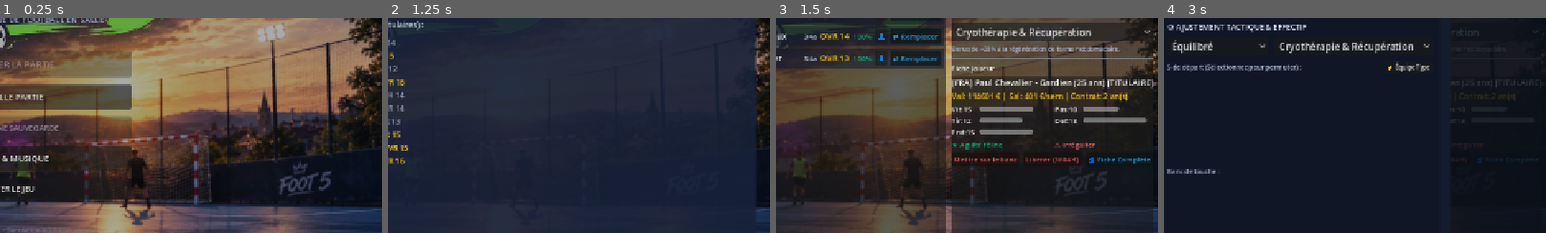
Above: before the commit, frames 1-4 (left to right).
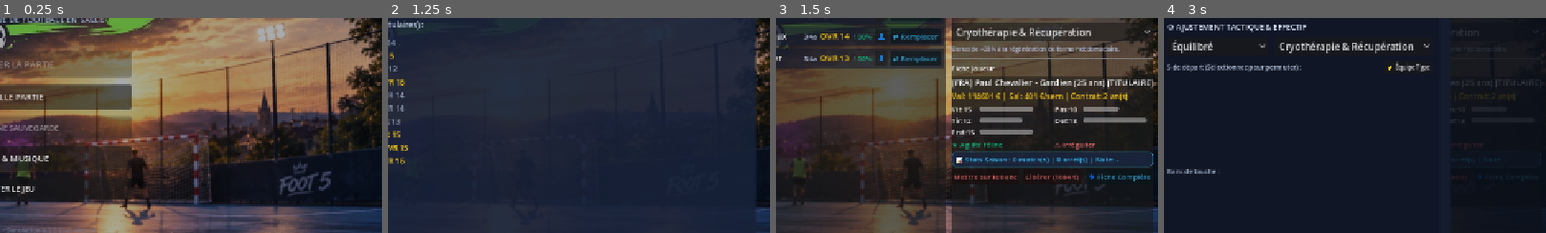
Above: after the commit, the same moments.

Repository: Kikodan/mercato5
Game: Godot game, scene res://scenes/MainMenu.tscn
Two runs of this game, one before a commit and one after it. Both use one fixed random seed, a clock stepped at 60 frames per second and the inputs below.
Inputs:
- Up to frame 1 (0.25 s): no input
- Up to frame 2 (1.25 s): click "⭐ NOUVELLE PARTIE" at 0.5 s
- Up to frame 3 (1.5 s): click "🚀 Prendre les rênes de Paris …" at 1.25 s
- Up to frame 4 (3 s): click "💾 Sauvegarder" at 2 s; click "Avant-Match (J1) >" at 2.75 s
The pictures show only the part of the screen within x 50-100%, y 25-75%; the shares and areas given below are measured in that part.

Frames 1-2 are identical in both runs. In frame 3, 4.9% of the frame differs, in the area x 46-99%, y 61-78%; in frame 4, less than 0.1%.
Error in both runs: Invalid call. Nonexistent function 'theme_override_constants_set' in base 'HBoxContainer'. (res://scenes/PreMatchModal.gd:240)

Commit message:
Fix player season stats rendering and add real-time match stats display

Diff:
--- a/scenes/DashboardController.gd
+++ b/scenes/DashboardController.gd
@@ -988,6 +988,37 @@
 	traits_box.add_child(trait_pos)
 	traits_box.add_child(trait_neg)
 	inspector_content.add_child(traits_box)
+
+	var cur = p.stats_current_season
+	var cur_m = cur.get("matches", 0)
+	var cur_g = cur.get("goals", 0)
+	var cur_a = cur.get("assists", 0)
+	var cur_t = cur.get("tackles", 0)
+	var cur_s = cur.get("saves", 0)
+	var cur_r = p.get_average_rating()
+	var cur_r_str = "-" if cur_m == 0 else "%.1f" % cur_r
+
+	var stats_badge = PanelContainer.new()
+	var sb_badge = StyleBoxFlat.new()
+	sb_badge.bg_color = Color(0.10, 0.16, 0.28, 0.7)
+	sb_badge.border_color = Color(0.22, 0.74, 0.97, 0.5)
+	sb_badge.set_border_width_all(1)
+	sb_badge.set_corner_radius_all(6)
+	sb_badge.content_margin_left = 8
+	sb_badge.content_margin_right = 8
+	sb_badge.content_margin_top = 4
+	sb_badge.content_margin_bottom = 4
+	stats_badge.add_theme_stylebox_override("panel", sb_badge)
+
+	var lbl_season_stats = Label.new()
+	if p.position == Player.Position.GK:
+		lbl_season_stats.text = "📊 Stats Saison : %d match(s) | %d arrêt(s) | Note: %s" % [cur_m, cur_s, cur_r_str]
+	else:
+		lbl_season_stats.text = "📊 Stats Saison : %d m | ⚽ %d but(s) | 🎯 %d pass. | 🛡️ %d tac. | Note: %s" % [cur_m, cur_g, cur_a, cur_t, cur_r_str]
+	lbl_season_stats.add_theme_font_size_override("font_size", 12)
+	lbl_season_stats.add_theme_color_override("font_color", Color("38bdf8"))
+	stats_badge.add_child(lbl_season_stats)
+	inspector_content.add_child(stats_badge)
 
 	var btn_box = HBoxContainer.new()
 	btn_box.add_theme_constant_override("separation", 6)
--- a/scenes/PlayerDetailModal.gd
+++ b/scenes/PlayerDetailModal.gd
@@ -175,63 +175,88 @@
 	else:
 		lbl.modulate = Color("f87171")
 
-func _create_stats_row(season: String, club: String, m: int, g: int, a: int, t: int, s: int, r: float, is_current: bool) -> HBoxContainer:
+func _create_stats_row(season: String, club: String, m: int, g: int, a: int, t: int, s: int, r: float, is_current: bool) -> Control:
+	var container = PanelContainer.new()
+	var sb = StyleBoxFlat.new()
+	if is_current:
+		sb.bg_color = Color(0.12, 0.20, 0.35, 0.55)
+		sb.border_color = Color(0.22, 0.74, 0.97, 0.7)
+		sb.set_border_width_all(1)
+	else:
+		sb.bg_color = Color(0.06, 0.10, 0.16, 0.35)
+	sb.set_corner_radius_all(6)
+	sb.content_margin_left = 6
+	sb.content_margin_right = 6
+	sb.content_margin_top = 4
+	sb.content_margin_bottom = 4
+	container.add_theme_stylebox_override("panel", sb)
+
 	var hbox = HBoxContainer.new()
-	hbox.theme_override_constants_set("separation", 10)
+	hbox.add_theme_constant_override("separation", 10)
 
 	var col_s = Label.new()
 	col_s.custom_minimum_size = Vector2(100, 0)
 	col_s.text = season
-	col_s.add_theme_font_size_override("font_size", 11)
+	col_s.add_theme_font_size_override("font_size", 12)
 	if is_current:
 		col_s.modulate = Color("38bdf8")
 
 	var col_c = Label.new()
 	col_c.custom_minimum_size = Vector2(110, 0)
 	col_c.text = club
-	col_c.add_theme_font_size_override("font_size", 11)
+	col_c.add_theme_font_size_override("font_size", 12)
 
 	var col_m = Label.new()
-	col_m.custom_minimum_size = Vector2(40, 0)
+	col_m.custom_minimum_size = Vector2(44, 0)
 	col_m.text = str(m)
 	col_m.horizontal_alignment = HORIZONTAL_ALIGNMENT_CENTER
-	col_m.add_theme_font_size_override("font_size", 11)
+	col_m.add_theme_font_size_override("font_size", 12)
 
 	var col_g = Label.new()
-	col_g.custom_minimum_size = Vector2(40, 0)
+	col_g.custom_minimum_size = Vector2(44, 0)
 	col_g.text = str(g)
 	col_g.horizontal_alignment = HORIZONTAL_ALIGNMENT_CENTER
-	col_g.add_theme_font_size_override("font_size", 11)
+	col_g.add_theme_font_size_override("font_size", 12)
 	if g > 0:
 		col_g.modulate = Color("facc15")
 
 	var col_a = Label.new()
-	col_a.custom_minimum_size = Vector2(40, 0)
+	col_a.custom_minimum_size = Vector2(44, 0)
 	col_a.text = str(a)
 	col_a.horizontal_alignment = HORIZONTAL_ALIGNMENT_CENTER
-	col_a.add_theme_font_size_override("font_size", 11)
+	col_a.add_theme_font_size_override("font_size", 12)
+	if a > 0:
+		col_a.modulate = Color("38bdf8")
 
 	var col_t = Label.new()
-	col_t.custom_minimum_size = Vector2(40, 0)
+	col_t.custom_minimum_size = Vector2(44, 0)
 	col_t.text = str(t)
 	col_t.horizontal_alignment = HORIZONTAL_ALIGNMENT_CENTER
-	col_t.add_theme_font_size_override("font_size", 11)
+	col_t.add_theme_font_size_override("font_size", 12)
+	if t > 0:
+		col_t.modulate = Color("a78bfa")
 
 	var col_s_save = Label.new()
-	col_s_save.custom_minimum_size = Vector2(40, 0)
+	col_s_save.custom_minimum_size = Vector2(44, 0)
 	col_s_save.text = str(s)
 	col_s_save.horizontal_alignment = HORIZONTAL_ALIGNMENT_CENTER
-	col_s_save.add_theme_font_size_override("font_size", 11)
+	col_s_save.add_theme_font_size_override("font_size", 12)
+	if s > 0:
+		col_s_save.modulate = Color("34d399")
 
 	var col_r = Label.new()
 	col_r.custom_minimum_size = Vector2(45, 0)
-	col_r.text = "%.1f" % r
 	col_r.horizontal_alignment = HORIZONTAL_ALIGNMENT_CENTER
-	col_r.add_theme_font_size_override("font_size", 11)
-	if r >= 7.0:
-		col_r.modulate = Color("34d399")
-	elif r <= 5.5:
-		col_r.modulate = Color("f87171")
+	col_r.add_theme_font_size_override("font_size", 12)
+	if m == 0:
+		col_r.text = "-"
+		col_r.modulate = Color("64748b")
+	else:
+		col_r.text = "%.1f" % r
+		if r >= 7.0:
+			col_r.modulate = Color("34d399")
+		elif r <= 5.5:
+			col_r.modulate = Color("f87171")
 
 	hbox.add_child(col_s)
 	hbox.add_child(col_c)
@@ -242,4 +267,5 @@
 	hbox.add_child(col_s_save)
 	hbox.add_child(col_r)
 
-	return hbox
+	container.add_child(hbox)
+	return container
--- a/scenes/PlayerDetailModal.tscn
+++ b/scenes/PlayerDetailModal.tscn
@@ -356,66 +356,67 @@
 [node name="H_S" type="Label" parent="CenterContainer/Panel/VBox/BodySplit/RightCol/StatsBox/HeaderStats"]
 custom_minimum_size = Vector2(100, 0)
 layout_mode = 2
-theme_override_colors/font_color = Color(0.5, 0.55, 0.65, 1)
-theme_override_font_sizes/font_size = 10
+theme_override_colors/font_color = Color(0.65, 0.72, 0.85, 1)
+theme_override_font_sizes/font_size = 12
 text = "Saison"
 
 [node name="H_C" type="Label" parent="CenterContainer/Panel/VBox/BodySplit/RightCol/StatsBox/HeaderStats"]
 custom_minimum_size = Vector2(110, 0)
 layout_mode = 2
-theme_override_colors/font_color = Color(0.5, 0.55, 0.65, 1)
-theme_override_font_sizes/font_size = 10
+theme_override_colors/font_color = Color(0.65, 0.72, 0.85, 1)
+theme_override_font_sizes/font_size = 12
 text = "Club"
 
 [node name="H_M" type="Label" parent="CenterContainer/Panel/VBox/BodySplit/RightCol/StatsBox/HeaderStats"]
-custom_minimum_size = Vector2(40, 0)
-layout_mode = 2
-theme_override_colors/font_color = Color(0.5, 0.55, 0.65, 1)
-theme_override_font_sizes/font_size = 10
+custom_minimum_size = Vector2(44, 0)
+layout_mode = 2
+theme_override_colors/font_color = Color(0.65, 0.72, 0.85, 1)
+theme_override_font_sizes/font_size = 12
 text = "Matchs"
 horizontal_alignment = 1
 
 [node name="H_G" type="Label" parent="CenterContainer/Panel/VBox/BodySplit/RightCol/StatsBox/HeaderStats"]
-custom_minimum_size = Vector2(40, 0)
-layout_mode = 2
-theme_override_colors/font_color = Color(0.5, 0.55, 0.65, 1)
-theme_override_font_sizes/font_size = 10
+custom_minimum_size = Vector2(44, 0)
+layout_mode = 2
+theme_override_colors/font_color = Color(0.65, 0.72, 0.85, 1)
+theme_override_font_sizes/font_size = 12
 text = "Buts"
 horizontal_alignment = 1
 
 [node name="H_A" type="Label" parent="CenterContainer/Panel/VBox/BodySplit/RightCol/StatsBox/HeaderStats"]
-custom_minimum_size = Vector2(40, 0)
-layout_mode = 2
-theme_override_colors/font_color = Color(0.5, 0.55, 0.65, 1)
-theme_override_font_sizes/font_size = 10
+custom_minimum_size = Vector2(44, 0)
+layout_mode = 2
+theme_override_colors/font_color = Color(0.65, 0.72, 0.85, 1)
+theme_override_font_sizes/font_size = 12
 text = "Passes"
 horizontal_alignment = 1
 
 [node name="H_T" type="Label" parent="CenterContainer/Panel/VBox/BodySplit/RightCol/StatsBox/HeaderStats"]
-custom_minimum_size = Vector2(40, 0)
-layout_mode = 2
-theme_override_colors/font_color = Color(0.5, 0.55, 0.65, 1)
-theme_override_font_sizes/font_size = 10
+custom_minimum_size = Vector2(44, 0)
+layout_mode = 2
+theme_override_colors/font_color = Color(0.65, 0.72, 0.85, 1)
+theme_override_font_sizes/font_size = 12
 text = "Tacles"
 horizontal_alignment = 1
 
 [node name="H_Saves" type="Label" parent="CenterContainer/Panel/VBox/BodySplit/RightCol/StatsBox/HeaderStats"]
-custom_minimum_size = Vector2(40, 0)
-layout_mode = 2
-theme_override_colors/font_color = Color(0.5, 0.55, 0.65, 1)
-theme_override_font_sizes/font_size = 10
+custom_minimum_size = Vector2(44, 0)
+layout_mode = 2
+theme_override_colors/font_color = Color(0.65, 0.72, 0.85, 1)
+theme_override_font_sizes/font_size = 12
 text = "Arrêts"
 horizontal_alignment = 1
 
 [node name="H_R" type="Label" parent="CenterContainer/Panel/VBox/BodySplit/RightCol/StatsBox/HeaderStats"]
 custom_minimum_size = Vector2(45, 0)
 layout_mode = 2
-theme_override_colors/font_color = Color(0.5, 0.55, 0.65, 1)
-theme_override_font_sizes/font_size = 10
+theme_override_colors/font_color = Color(0.65, 0.72, 0.85, 1)
+theme_override_font_sizes/font_size = 12
 text = "Note"
 horizontal_alignment = 1
 
 [node name="ScrollStats" type="ScrollContainer" parent="CenterContainer/Panel/VBox/BodySplit/RightCol/StatsBox"]
+custom_minimum_size = Vector2(0, 110)
 layout_mode = 2
 size_flags_vertical = 3
 horizontal_scroll_mode = 0
--- /dev/null
+++ b/scratch/test_live_match_stats.gd
@@ -0,0 +1,76 @@
+extends SceneTree
+
+const GameWorld = preload("res://scripts/GameWorld.gd")
+const MatchEngine = preload("res://scripts/MatchEngine.gd")
+
+func _init() -> void:
+	print("=== DEBUT DU TEST STATS EN TEMPS REEL ===")
+	await process_frame
+
+	var world = GameWorld.create_default_world()
+	var leagues = world["all_leagues"]
+	var d1: League = leagues[0]
+	var c1: Club = d1.clubs[0]
+	var c2: Club = d1.clubs[1]
+
+	c1.auto_pick_lineup()
+	c2.auto_pick_lineup()
+
+	# Vérifier stats initiales
+	for p in c1.starting_five:
+		assert(p.stats_current_season.get("matches", 0) == 0, "Matches doit être 0 au départ")
+
+	print("✓ Stats initiales vérifiées (0 match joué)")
+
+	# Simuler un match
+	var rep = MatchEngine.simulate_match(c1, c2, 5)
+	print("Match joué : %s %d - %d %s" % [c1.club_name, rep.home_score, rep.away_score, c2.club_name])
+
+	# Vérifier que les 10 titulaires ont bien 1 match joué
+	for p in c1.starting_five:
+		assert(p.stats_current_season.get("matches", 0) == 1, "Chaque titulaire c1 doit avoir 1 match joué")
+	for p in c2.starting_five:
+		assert(p.stats_current_season.get("matches", 0) == 1, "Chaque titulaire c2 doit avoir 1 match joué")
+	print("✓ Titulaires c1 et c2 ont bien 'Matchs: 1'")
+
+	# Vérifier les buts
+	var total_goals_c1 = 0
+	for p in c1.starting_five:
+		total_goals_c1 += p.stats_current_season.get("goals", 0)
+	assert(total_goals_c1 == rep.home_score, "Le total de buts des joueurs doit correspondre au score home")
+
+	var total_goals_c2 = 0
+	for p in c2.starting_five:
+		total_goals_c2 += p.stats_current_season.get("goals", 0)
+	assert(total_goals_c2 == rep.away_score, "Le total de buts des joueurs doit correspondre au score away")
+	print("✓ Buts enregistrés avec succès pour tous les buteurs (%d et %d)" % [total_goals_c1, total_goals_c2])
+
+	# Vérifier la présence de tacles et d'arrêts
+	var total_tackles = 0
+	var total_saves = 0
+	for p in c1.starting_five:
+		total_tackles += p.stats_current_season.get("tackles", 0)
+		total_saves += p.stats_current_season.get("saves", 0)
+	for p in c2.starting_five:
+		total_tackles += p.stats_current_season.get("tackles", 0)
+		total_saves += p.stats_current_season.get("saves", 0)
+	print("✓ Stats de jeu : %d tacles et %d arrêts enregistrés sur le match !" % [total_tackles, total_saves])
+
+	# Vérifier PlayerDetailModal
+	var modal_res = load("res://scenes/PlayerDetailModal.tscn")
+	var modal = modal_res.instantiate()
+	root.add_child(modal)
+	await process_frame
+
+	var test_player = c1.starting_five[0]
+	modal.open_player(test_player, c1)
+	await process_frame
+
+	assert(modal.stats_history_container.get_child_count() >= 1, "La modale doit afficher la ligne de saison en cours")
+	var row_panel = modal.stats_history_container.get_child(0)
+	assert(row_panel is PanelContainer, "La ligne doit être un PanelContainer stylisé")
+	print("✓ Modale Joueur affiche parfaitement la ligne de stats de la saison en cours !")
+
+	modal.queue_free()
+	print("=== TOUS LES TESTS DE STATISTIQUES SONT VALIDES ! ===")
+	quit(0)
--- /dev/null
+++ b/scratch/test_player_detail_stats.gd
@@ -0,0 +1,44 @@
+extends SceneTree
+
+func _init() -> void:
+	print("--- TEST PLAYER DETAIL MODAL STATS ---")
+	await process_frame
+
+	var modal_res = load("res://scenes/PlayerDetailModal.tscn")
+	var modal = modal_res.instantiate()
+	root.add_child(modal)
+	await process_frame
+
+	var p = Player.new()
+	p.full_name = "Marco Barbieri"
+	p.stats_current_season = {
+		"matches": 5,
+		"goals": 3,
+		"assists": 2,
+		"tackles": 7,
+		"saves": 0,
+		"clean_sheets": 0,
+		"rating_sum": 36.5
+	}
+
+	var c = Club.new()
+	c.club_name = "Paris RG"
+	c.country = "France"
+	c.division = 1
+
+	print("Opening player modal...")
+	modal.open_player(p, c)
+	await process_frame
+
+	var list = modal.stats_history_container
+	print("Stats container children count: ", list.get_child_count())
+	for child in list.get_children():
+		print("Child: ", child, " visible=", child.visible, " size=", child.size)
+		if child is HBoxContainer:
+			for col in child.get_children():
+				if col is Label:
+					print("   Col text: '", col.text, "'")
+
+	modal.queue_free()
+	print("--- TEST TERMINE ---")
+	quit(0)
Not shown, added: scratch/test_live_match_stats.gd.uid
Not shown, added: scratch/test_player_detail_stats.gd.uid
Not shown, changed: build/web/index.html
Not shown, changed: build/web/index.pck
